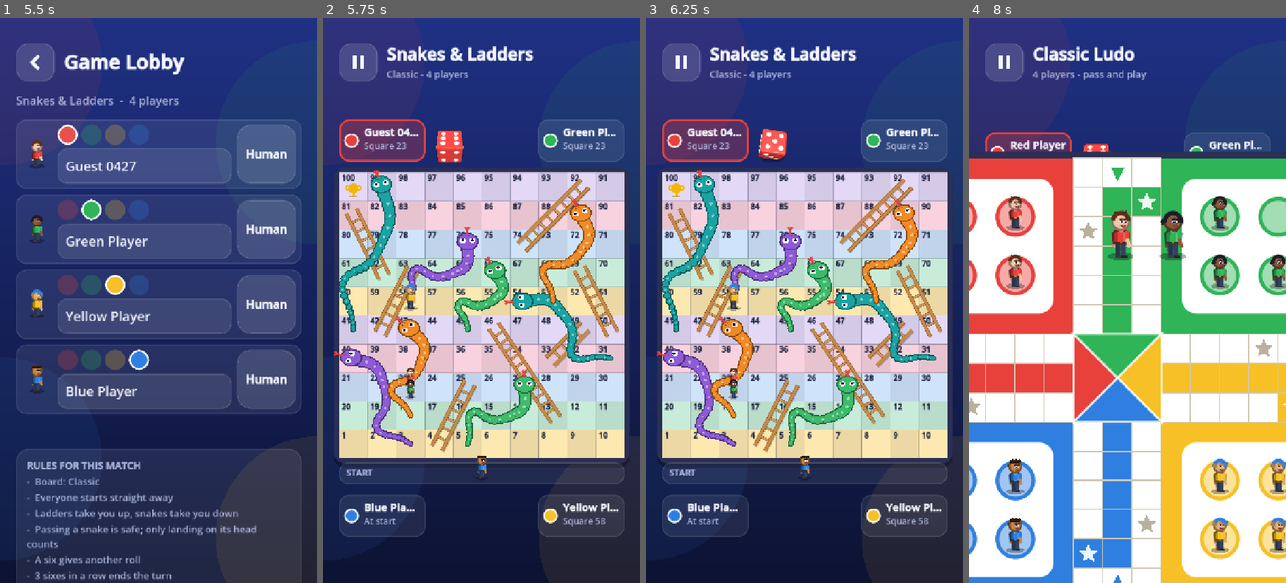
Above: before the commit, frames 1-4 (left to right).
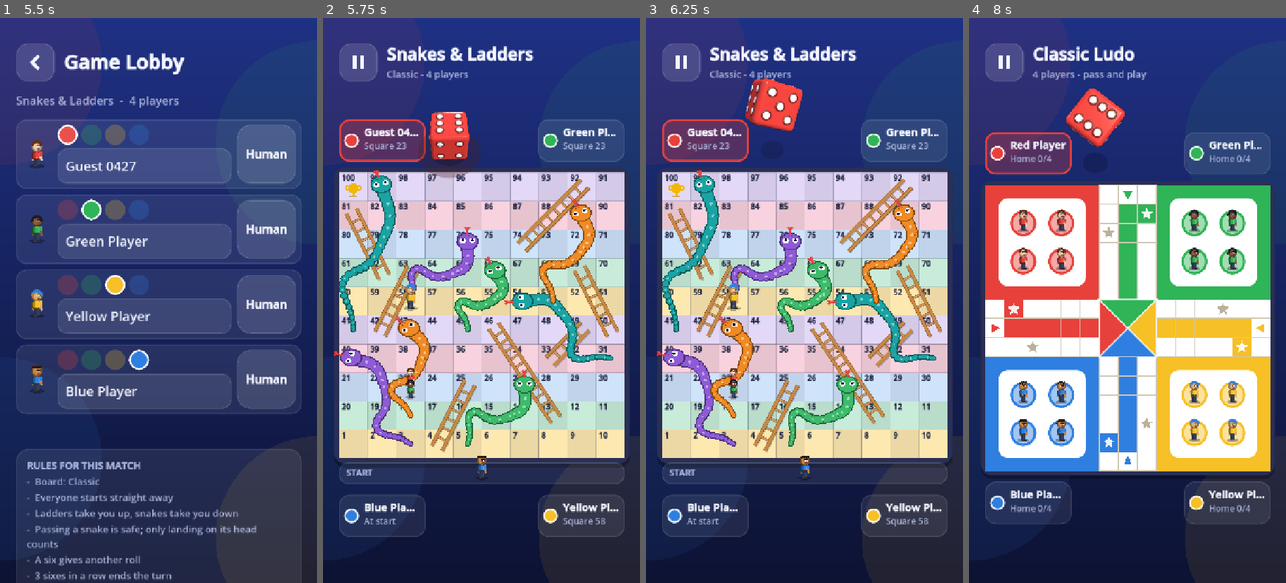
Above: after the commit, the same moments.

Repository: xtremrakib007/RsLUDO
Game: Godot game, scene res://tools/screenshots.tscn
The game is run twice, just before and just after one commit, with the same random seed, the same clock (stepped at 60 frames per second) and the same inputs. This scene is started directly instead of the project's main scene.
Inputs (mouse positions are in pixels of both pictures, inside the frame that each line leads up to):
- Up to frame 1 (5.5 s): click (158, 68) at 0.52 s; click (34, 63) at 1.25 s; click (69, 317) at 2.02 s; tap Enter at 2.75 s; move the mouse to (228, 272) at 2.77 s; click (228, 272) at 2.92 s; drag from (95, 328) to (142, 413) at 3.52 s; click "<" at 4.25 s; click (66, 136) at 5.02 s
- Up to frame 2 (5.75 s): no input
- Up to frame 3 (6.25 s): click (772, 142) at 5.75 s
- Up to frame 4 (8 s): click (1095, 153) at 6.5 s; click (1095, 153) at 7.25 s

Frame 1 is identical in both runs. In frame 2, 1.4% of the frame differs, in the area x 30-50%, y 16-29%; in frame 3, 1.8%; in frame 4, 61%, in the area x 0-100%, y 12-100%.

Commit message:
Premium dice: glossy look, inset pips, floating wait, toss-bounce-settle roll
The dice is glossy in the player's colour with white pips set in darker
hollows, lit by key, fill and rim lights. While waiting it floats and turns
over a soft coloured glow. A roll winds up, tosses the dice spinning into the
air, lands with a squash and a ripple ring (with a landing sound on each
impact), bounces once and settles with a springy wobble. The rolled number then
pops up and floats away; a six adds a golden ring and confetti.

Co-Authored-By: Claude Opus 5.5 <noreply@anthropic.com>
Claude-Session: https://claude.ai/code/session_01PxNJNDQdbjEGoucC67j9Ub

Diff:
--- a/scripts/three_d/dice_3d_view.gd
+++ b/scripts/three_d/dice_3d_view.gd
@@ -1,10 +1,14 @@
 class_name Dice3DView
 extends SubViewportContainer
-## A real 3D dice in its own little 3D scene: a white rounded cube with coloured
-## pips that tumbles, bounces and lands showing the rolled value on top.
-## Same small API as the old 2D DiceFace: `value`, `pip_color`, plus roll_to().
-
-const ROLL_TIME := 0.9
+## A premium 3D dice in its own little 3D scene: a glossy rounded cube in the
+## player's colour with inset white pips, lit by key, fill and rim lights.
+## While waiting it floats and turns gently over a soft coloured glow. A roll
+## winds up, tosses the dice spinning into the air, lands with a squash and a
+## ripple, bounces once, and settles with a wobble showing the value on top.
+## The view is larger than its button so the dice has room to jump.
+
+signal impact(strength: float)
+
 ## Euler rotation that brings each face to the top. Opposite faces add up to 7.
 const FACE_ROTATIONS := {
 	1: Vector3(0, 0, 0),
@@ -32,6 +36,7 @@
 	5: [Vector2(-1, -1), Vector2(1, -1), Vector2(0, 0), Vector2(-1, 1), Vector2(1, 1)],
 	6: [Vector2(-1, -1), Vector2(-1, 0), Vector2(-1, 1), Vector2(1, -1), Vector2(1, 0), Vector2(1, 1)],
 }
+const TOSS_HEIGHT := 1.35
 
 var value: int = 6:
 	set(v):
@@ -42,23 +47,30 @@
 var body_color: Color = Color("f2f0e8"):
 	set(c):
 		body_color = c
-		if _body_material != null:
-			_body_material.albedo_color = c
-var pip_color: Color = Palette.TEXT_DARK:
+		_apply_colors()
+var pip_color: Color = Color.WHITE:
 	set(c):
 		pip_color = c
-		if _pip_material != null:
-			_pip_material.albedo_color = c
+		_apply_colors()
 
 var _viewport: SubViewport
 var _holder: Node3D
 var _cube: Node3D
 var _shadow: MeshInstance3D
+var _glow: MeshInstance3D
+var _ripple: MeshInstance3D
 var _pip_material: StandardMaterial3D
+var _socket_material: StandardMaterial3D
 var _body_material: StandardMaterial3D
+var _glow_material: StandardMaterial3D
+var _ripple_material: StandardMaterial3D
 var _final_rotation: Quaternion
 var _spin_axis: Vector3 = Vector3.UP
 var _spins: float = 3.0
+var _waiting := false
+var _rolling := false
+var _time := 0.0
+var _wobble_axis := Vector3.RIGHT
 
 
 func _init() -> void:
@@ -72,22 +84,72 @@
 	value = value
 
 
-## Tumbles and bounces, then lands with `result` on top.
+func _process(delta: float) -> void:
+	_time += delta
+	if _rolling:
+		_update_shadow()
+		return
+	# Waiting for a tap: float, turn a little, and pulse the glow.
+	var w := 1.0 if _waiting else 0.0
+	_holder.position.y = lerpf(_holder.position.y, w * (0.12 + sin(_time * 3.0) * 0.08), minf(1.0, delta * 8.0))
+	_holder.rotation.y = lerpf(_holder.rotation.y, w * sin(_time * 1.6) * 0.35, minf(1.0, delta * 6.0))
+	_glow_material.albedo_color.a = lerpf(_glow_material.albedo_color.a, w * (0.35 + 0.2 * sin(_time * 4.0)), minf(1.0, delta * 8.0))
+	_update_shadow()
+
+
+## Shows that the dice is waiting to be tapped (float + glow).
+func set_waiting(on: bool) -> void:
+	_waiting = on
+
+
+## Winds up, tosses, lands, bounces and settles with `result` on top.
 func roll_to(result: int) -> void:
+	_rolling = true
+	_waiting = false
+	_glow_material.albedo_color.a = 0.0
+	_holder.rotation = Vector3.ZERO
 	value = clampi(result, 1, 6)
 	_final_rotation = Basis.from_euler(FACE_ROTATIONS[value]).get_rotation_quaternion()
-	_spin_axis = Vector3(randf_range(-1.0, 1.0), randf_range(0.3, 1.0), randf_range(-1.0, 1.0)).normalized()
-	_spins = randf_range(2.5, 3.5)
+	_spin_axis = Vector3(randf_range(-1.0, 1.0), randf_range(0.4, 1.0), randf_range(-1.0, 1.0)).normalized()
+	_spins = randf_range(2.2, 3.0)
 	_roll_step(0.0)
+
+	# Wind-up squash.
+	var t := create_tween()
+	t.tween_property(_holder, "scale", Vector3(1.15, 0.8, 1.15), 0.07).set_trans(Tween.TRANS_QUAD)
+	t.tween_property(_holder, "scale", Vector3(0.9, 1.12, 0.9), 0.06)
+	await t.finished
+
+	# Toss and spin; the spin finishes during the bounce.
 	var spin := create_tween()
-	spin.tween_method(_roll_step, 0.0, 1.0, ROLL_TIME).set_trans(Tween.TRANS_CUBIC).set_ease(Tween.EASE_OUT)
-	var bounce := create_tween()
-	bounce.tween_property(_holder, "position:y", 0.9, 0.22).set_trans(Tween.TRANS_QUAD).set_ease(Tween.EASE_OUT)
-	bounce.tween_property(_holder, "position:y", 0.0, 0.22).set_trans(Tween.TRANS_QUAD).set_ease(Tween.EASE_IN)
-	bounce.tween_property(_holder, "position:y", 0.3, 0.14).set_trans(Tween.TRANS_QUAD).set_ease(Tween.EASE_OUT)
-	bounce.tween_property(_holder, "position:y", 0.0, 0.14).set_trans(Tween.TRANS_QUAD).set_ease(Tween.EASE_IN)
+	spin.tween_method(_roll_step, 0.0, 1.0, 0.78).set_trans(Tween.TRANS_CUBIC).set_ease(Tween.EASE_OUT)
+	t = create_tween()
+	t.tween_property(_holder, "position:y", TOSS_HEIGHT, 0.24).set_trans(Tween.TRANS_QUAD).set_ease(Tween.EASE_OUT)
+	t.parallel().tween_property(_holder, "scale", Vector3.ONE, 0.12)
+	t.tween_property(_holder, "position:y", 0.0, 0.2).set_trans(Tween.TRANS_QUAD).set_ease(Tween.EASE_IN)
+	await t.finished
+
+	# First impact: squash, ripple, then one smaller bounce.
+	impact.emit(1.0)
+	_play_ripple(1.0)
+	t = create_tween()
+	t.tween_property(_holder, "scale", Vector3(1.18, 0.78, 1.18), 0.05)
+	t.tween_property(_holder, "scale", Vector3.ONE, 0.08)
+	t.tween_property(_holder, "position:y", 0.32, 0.11).set_trans(Tween.TRANS_QUAD).set_ease(Tween.EASE_OUT)
+	t.tween_property(_holder, "position:y", 0.0, 0.11).set_trans(Tween.TRANS_QUAD).set_ease(Tween.EASE_IN)
+	await t.finished
+	impact.emit(0.4)
+	_play_ripple(0.5)
 	await spin.finished
+
+	# Settle with a small springy wobble.
 	_cube.basis = Basis(_final_rotation)
+	_wobble_axis = Vector3(randf_range(-1.0, 1.0), 0.0, randf_range(-1.0, 1.0)).normalized()
+	t = create_tween()
+	t.tween_method(_wobble, 0.18, 0.0, 0.3).set_trans(Tween.TRANS_ELASTIC).set_ease(Tween.EASE_OUT)
+	await t.finished
+	_holder.basis = Basis()
+	_rolling = false
 
 
 ## The value on the face currently pointing up.
@@ -103,11 +165,36 @@
 	return best
 
 
+func _wobble(angle: float) -> void:
+	_holder.basis = Basis(_wobble_axis, angle)
+
+
 func _roll_step(t: float) -> void:
 	var remaining := pow(1.0 - clampf(t, 0.0, 1.0), 2.0)
 	_cube.basis = Basis(_final_rotation * Quaternion(_spin_axis, _spins * TAU * remaining))
-	var height := _holder.position.y
-	_shadow.scale = Vector3.ONE * (1.0 - 0.35 * clampf(height, 0.0, 1.0))
+
+
+func _update_shadow() -> void:
+	var height := clampf(_holder.position.y / TOSS_HEIGHT, 0.0, 1.0)
+	_shadow.scale = Vector3.ONE * (1.0 - 0.45 * height)
+	(_shadow.material_override as StandardMaterial3D).albedo_color.a = 0.35 * (1.0 - 0.6 * height)
+
+
+func _play_ripple(strength: float) -> void:
+	_ripple.scale = Vector3.ONE * 0.4
+	_ripple_material.albedo_color = Color(body_color.lightened(0.4), 0.7 * strength)
+	var t := create_tween().set_parallel()
+	t.tween_property(_ripple, "scale", Vector3.ONE * (1.2 + 0.8 * strength), 0.35).set_trans(Tween.TRANS_QUAD).set_ease(Tween.EASE_OUT)
+	t.tween_property(_ripple_material, "albedo_color:a", 0.0, 0.35)
+
+
+func _apply_colors() -> void:
+	if _body_material == null:
+		return
+	_body_material.albedo_color = body_color
+	_socket_material.albedo_color = body_color.darkened(0.45)
+	_pip_material.albedo_color = pip_color
+	_glow_material.albedo_color = Color(body_color.lightened(0.2), _glow_material.albedo_color.a)
 
 
 func _build_scene() -> void:
@@ -115,7 +202,7 @@
 	_viewport.transparent_bg = true
 	_viewport.own_world_3d = true
 	_viewport.msaa_3d = Viewport.MSAA_4X
-	_viewport.size = Vector2i(256, 256)
+	_viewport.size = Vector2i(320, 320)
 	add_child(_viewport)
 
 	var world := Node3D.new()
@@ -124,60 +211,91 @@
 	var environment := Environment.new()
 	environment.background_mode = Environment.BG_CLEAR_COLOR
 	environment.ambient_light_source = Environment.AMBIENT_SOURCE_COLOR
-	environment.ambient_light_color = Color(1, 1, 1)
-	environment.ambient_light_energy = 0.35
+	environment.ambient_light_color = Color(0.85, 0.88, 1.0)
+	environment.ambient_light_energy = 0.3
 	var world_env := WorldEnvironment.new()
 	world_env.environment = environment
 	world.add_child(world_env)
 
-	var light := DirectionalLight3D.new()
-	light.rotation = Vector3(deg_to_rad(-55.0), deg_to_rad(35.0), 0.0)
-	light.light_energy = 1.0
-	var fill := DirectionalLight3D.new()
-	fill.rotation = Vector3(deg_to_rad(-20.0), deg_to_rad(-120.0), 0.0)
-	fill.light_energy = 0.35
-	world.add_child(fill)
-	world.add_child(light)
+	# Key light (warm), fill (cool) and a rim light from behind for a shiny edge.
+	_add_light(world, Vector3(-55, 35, 0), Color(1.0, 0.96, 0.9), 1.05)
+	_add_light(world, Vector3(-20, -120, 0), Color(0.75, 0.82, 1.0), 0.35)
+	_add_light(world, Vector3(-15, 180, 0), Color(1, 1, 1), 0.6)
 
 	var camera := Camera3D.new()
-	camera.fov = 22.0
-	var eye := Vector3(0, 3.6, 3.0)
-	camera.transform = Transform3D(Basis.looking_at(Vector3(0, 0.35, 0) - eye, Vector3.UP), eye)
+	camera.fov = 30.0
+	var eye := Vector3(0, 4.2, 3.6)
+	camera.transform = Transform3D(Basis.looking_at(Vector3(0, 0.45, 0) - eye, Vector3.UP), eye)
 	world.add_child(camera)
 
-	_shadow = MeshInstance3D.new()
-	var shadow_mesh := CylinderMesh.new()
-	shadow_mesh.top_radius = 0.62
-	shadow_mesh.bottom_radius = 0.62
-	shadow_mesh.height = 0.01
-	_shadow.mesh = shadow_mesh
-	var shadow_material := StandardMaterial3D.new()
-	shadow_material.shading_mode = BaseMaterial3D.SHADING_MODE_UNSHADED
-	shadow_material.transparency = BaseMaterial3D.TRANSPARENCY_ALPHA
-	shadow_material.albedo_color = Color(0, 0, 0, 0.3)
-	_shadow.material_override = shadow_material
-	_shadow.position = Vector3(0, -0.55, 0)
-	world.add_child(_shadow)
+	_glow = _flat_disc(world, 0.95, -0.54, Color(1, 1, 1, 0.0))
+	_glow_material = _glow.material_override as StandardMaterial3D
+	_shadow = _flat_disc(world, 0.6, -0.53, Color(0, 0, 0, 0.35))
+	_ripple = MeshInstance3D.new()
+	var ring := TorusMesh.new()
+	ring.inner_radius = 0.62
+	ring.outer_radius = 0.7
+	ring.rings = 32
+	_ripple.mesh = ring
+	_ripple_material = _unshaded(Color(1, 1, 1, 0.0))
+	_ripple.material_override = _ripple_material
+	_ripple.position = Vector3(0, -0.52, 0)
+	world.add_child(_ripple)
 
 	_holder = Node3D.new()
 	world.add_child(_holder)
 	_cube = Node3D.new()
 	_holder.add_child(_cube)
 
-	var body := StandardMaterial3D.new()
-	body.albedo_color = body_color
-	body.roughness = 0.4
-	_body_material = body
+	_body_material = StandardMaterial3D.new()
+	_body_material.roughness = 0.18
+	_body_material.metallic_specular = 0.8
+	_body_material.rim_enabled = true
+	_body_material.rim = 0.35
+	_body_material.rim_tint = 0.6
+	_socket_material = StandardMaterial3D.new()
+	_socket_material.roughness = 0.5
 	_pip_material = StandardMaterial3D.new()
-	_pip_material.albedo_color = pip_color
-	_pip_material.roughness = 0.5
-	_build_rounded_cube(body)
+	_pip_material.roughness = 0.25
+	_pip_material.metallic_specular = 0.7
+	_apply_colors()
+	_build_rounded_cube(_body_material)
 	_build_pips()
+
+
+func _add_light(world: Node3D, degrees: Vector3, color: Color, energy: float) -> void:
+	var light := DirectionalLight3D.new()
+	light.rotation = Vector3(deg_to_rad(degrees.x), deg_to_rad(degrees.y), deg_to_rad(degrees.z))
+	light.light_color = color
+	light.light_energy = energy
+	world.add_child(light)
+
+
+func _unshaded(color: Color) -> StandardMaterial3D:
+	var material := StandardMaterial3D.new()
+	material.shading_mode = BaseMaterial3D.SHADING_MODE_UNSHADED
+	material.transparency = BaseMaterial3D.TRANSPARENCY_ALPHA
+	material.albedo_color = color
+	return material
+
+
+func _flat_disc(world: Node3D, radius: float, y: float, color: Color) -> MeshInstance3D:
+	var disc := MeshInstance3D.new()
+	var mesh := CylinderMesh.new()
+	mesh.top_radius = radius
+	mesh.bottom_radius = radius
+	mesh.height = 0.01
+	mesh.radial_segments = 40
+	disc.mesh = mesh
+	disc.material_override = _unshaded(color)
+	disc.position = Vector3(0, y, 0)
+	world.add_child(disc)
+	return disc
 
 
 ## A 1 x 1 x 1 cube with rounded edges: three crossing boxes, 12 edge cylinders, 8 corner spheres.
 func _build_rounded_cube(material: Material) -> void:
-	var r := 0.09
+	var r := 0.11
 	var inner := 1.0 - r * 2.0
 	for box_size in [Vector3(1, inner, inner), Vector3(inner, 1, inner), Vector3(inner, inner, 1)]:
 		var box := BoxMesh.new()
@@ -188,7 +306,7 @@
 	edge.top_radius = r
 	edge.bottom_radius = r
 	edge.height = inner
-	edge.radial_segments = 12
+	edge.radial_segments = 16
 	for a in [-1.0, 1.0]:
 		for b in [-1.0, 1.0]:
 			_add_mesh(edge, Vector3(a * h, 0, b * h), Vector3.ZERO, material)
@@ -197,20 +315,26 @@
 	var corner := SphereMesh.new()
 	corner.radius = r
 	corner.height = r * 2.0
-	corner.radial_segments = 12
-	corner.rings = 6
+	corner.radial_segments = 16
+	corner.rings = 8
 	for x in [-1.0, 1.0]:
 		for y in [-1.0, 1.0]:
 			for z in [-1.0, 1.0]:
 				_add_mesh(corner, Vector3(x * h, y * h, z * h), Vector3.ZERO, material)
 
 
+## Each pip is a white dot sitting in a darker hollow, like real dice.
 func _build_pips() -> void:
+	var socket := SphereMesh.new()
+	socket.radius = 0.12
+	socket.height = 0.24
+	socket.radial_segments = 16
+	socket.rings = 8
 	var pip := SphereMesh.new()
-	pip.radius = 0.1
-	pip.height = 0.2
-	pip.radial_segments = 12
-	pip.rings = 6
+	pip.radius = 0.088
+	pip.height = 0.176
+	pip.radial_segments = 16
+	pip.rings = 8
 	for face_value in FACES:
 		var axes: Array = FACES[face_value]
 		var normal: Vector3 = axes[0]
@@ -218,9 +342,12 @@
 		var v: Vector3 = axes[2]
 		for spot in PIPS[face_value]:
 			var p: Vector2 = spot
-			var node := _add_mesh(pip, normal * 0.5 + u * p.x * 0.25 + v * p.y * 0.25, Vector3.ZERO, _pip_material)
-			# Flatten each pip so it sits on its face like a painted dot.
-			node.scale = Vector3.ONE - normal.abs() * 0.6
+			var at := u * p.x * 0.25 + v * p.y * 0.25
+			var flatten := Vector3.ONE - normal.abs() * 0.82
+			var hole := _add_mesh(socket, normal * 0.497 + at, Vector3.ZERO, _socket_material)
+			hole.scale = flatten
+			var dot := _add_mesh(pip, normal * 0.502 + at, Vector3.ZERO, _pip_material)
+			dot.scale = Vector3.ONE - normal.abs() * 0.7
 
 
 func _add_mesh(mesh: Mesh, position_3d: Vector3, rotation_3d: Vector3, material: Material) -> MeshInstance3D:
--- a/scripts/ui/screens/match_screen.gd
+++ b/scripts/ui/screens/match_screen.gd
@@ -166,7 +166,13 @@
 	_dice_button.focus_mode = Control.FOCUS_NONE
 	UIKit.style_button(_dice_button, Color(0, 0, 0, 0), Palette.TEXT, 0, 24)
 	_dice = Dice3DView.new()
+	# Larger than its button so the dice can jump without being cut off.
 	_dice.set_anchors_and_offsets_preset(Control.PRESET_FULL_RECT)
+	_dice.offset_left = -70
+	_dice.offset_right = 70
+	_dice.offset_top = -100
+	_dice.offset_bottom = 40
+	_dice.impact.connect(func(strength: float) -> void: Sfx.play("dice_land", -6.0 - (1.0 - strength) * 8.0, 0.05))
 	_dice_button.add_child(_dice)
 	UIKit.ignore_mouse_recursive(_dice_button)
 	UIKit.add_press_feedback(_dice_button)
@@ -253,24 +259,45 @@
 func _animate_dice(value: int) -> void:
 	Sfx.play("dice", -6.0, 0.04)
 	await _dice.roll_to(value)
-	Sfx.play("dice_land", -6.0)
-	var pop := create_tween()
-	pop.tween_property(_dice, "scale", Vector2(1.12, 1.12), 0.08)
-	pop.tween_property(_dice, "scale", Vector2.ONE, 0.12)
-	await pop.finished
+	_show_rolled_number(value)
 
 
 func _start_dice_pulse() -> void:
-	_stop_dice_pulse()
-	_dice_pulse = create_tween().set_loops()
-	_dice_pulse.tween_property(_dice, "scale", Vector2(1.08, 1.08), 0.45).set_trans(Tween.TRANS_SINE)
-	_dice_pulse.tween_property(_dice, "scale", Vector2.ONE, 0.45).set_trans(Tween.TRANS_SINE)
+	_dice.set_waiting(true)
 
 
 func _stop_dice_pulse() -> void:
-	if _dice_pulse != null and _dice_pulse.is_valid():
-		_dice_pulse.kill()
-	_dice.scale = Vector2.ONE
+	_dice.set_waiting(false)
+
+
+## The rolled number pops up over the dice and floats away; a six gets a golden burst.
+func _show_rolled_number(value: int) -> void:
+	var centre := _dice_button.position + _dice_button.size * 0.5
+	var number := UIKit.title(str(value), 64, Color.WHITE, HORIZONTAL_ALIGNMENT_CENTER)
+	number.add_theme_color_override("font_outline_color", Palette.seat_color(_dice_seat) if _dice_seat >= 0 else Palette.TEXT_DARK)
+	number.add_theme_constant_override("outline_size", 14)
+	number.size = Vector2(120, 80)
+	number.position = centre - Vector2(60, 110)
+	number.pivot_offset = number.size * 0.5
+	number.scale = Vector2(0.3, 0.3)
+	number.z_index = 30
+	add_child(number)
+	var t := create_tween()
+	t.tween_property(number, "scale", Vector2(1.2, 1.2), 0.14).set_trans(Tween.TRANS_BACK).set_ease(Tween.EASE_OUT)
+	t.tween_property(number, "scale", Vector2.ONE, 0.08)
+	t.tween_interval(0.25)
+	t.tween_property(number, "position:y", number.position.y - 60.0, 0.4).set_trans(Tween.TRANS_QUAD).set_ease(Tween.EASE_IN)
+	t.parallel().tween_property(number, "modulate:a", 0.0, 0.4)
+	t.tween_callback(number.queue_free)
+	if value == 6:
+		Sfx.play("extra", -8.0)
+		var burst := CaptureEffect.create(CaptureEffect.Kind.CONFETTI, centre, centre + Vector2(0, -30), Color.WHITE, 60.0)
+		var ring := CaptureEffect.create(CaptureEffect.Kind.SHOCKWAVE, centre, centre, Palette.ACCENT, 45.0)
+		for effect in [burst, ring]:
+			add_child(effect)
+			var et := create_tween()
+			et.tween_property(effect, "progress", 1.0, 0.8)
+			et.tween_callback(effect.queue_free)
 
 
 # --- Messages and timing ------------------------------------------------
--- a/tests/unit/test_screens.gd
+++ b/tests/unit/test_screens.gd
@@ -70,7 +70,7 @@
 	local_match.dice.queue_rolls([6] as Array[int])
 	screen.call("_on_dice_pressed")
 	# Four equal choices (all pawns in base): the screen moves one automatically.
-	await _wait_seconds(2.5)
+	await _wait_seconds(3.2)
 	var started := 0
 	for pawn in BoardLayout.PAWNS_PER_PLAYER:
 		if local_match.state.pawn_progress(0, pawn) == 0:
@@ -96,7 +96,7 @@
 	local_match.state.set_pawn_progress(0, 1, 20)
 	local_match.dice.queue_rolls([3] as Array[int])
 	screen.call("_on_dice_pressed")
-	await _wait_seconds(1.5)
+	await _wait_seconds(2.0)
 	assert_eq(local_match.state.phase, MatchState.Phase.AWAITING_MOVE, "two different moves: player must choose")
 	var board: BoardView = screen.get("board")
 	assert_true(board.pawn_node(0, 1).highlighted, "movable pawn glows")
@@ -145,7 +145,7 @@
 	assert_eq(board.pawn_count(), 2, "one pawn per player")
 	snl_match.dice.queue_rolls([3] as Array[int])
 	screen.call("_on_dice_pressed")
-	await _wait_seconds(3.5)
+	await _wait_seconds(4.2)
 	assert_eq(snl_match.state.position_of(0), 22, "rolled 3 onto the ladder 3 -> 22")
 	assert_eq(snl_match.state.current_seat(), 2, "turn passed")
 	var pawn_position := board.pawn_node(0).position
--- a/tools/screenshots.gd
+++ b/tools/screenshots.gd
@@ -34,6 +34,8 @@
 	await _shot("game", out_dir, _setup_midgame, "game_classic_4p")
 	AppState.match_config = MatchConfig.create(ClassicMode.ID, 2)
 	await _shot("game", out_dir, _setup_choice, "game_classic_2p_choice")
+	AppState.match_config = MatchConfig.create(ClassicMode.ID, 4)
+	await _shot("game", out_dir, _setup_dice_toss, "dice_toss", 0, 0.32)
 	AppState.match_config = MatchConfig.create(ClassicMode.ID, 4)
 	_capture_style = CaptureAnimator.Style.BLASTER
 	await _shot("game", out_dir, _setup_capture, "capture_blaster", 0, 1.25)
@@ -125,6 +127,13 @@
 	board.animate_slide(0, 54, 31)
 
 
+## Rolls a six so the picture catches the dice in the air.
+func _setup_dice_toss() -> void:
+	var m: LocalMatch = _current.get("local_match")
+	m.dice.queue_rolls([6] as Array[int])
+	_current.call("_on_dice_pressed")
+
+
 ## Two pawns that can move: shows the glowing choice.
 func _setup_choice() -> void:
 	var m: LocalMatch = _current.get("local_match")
